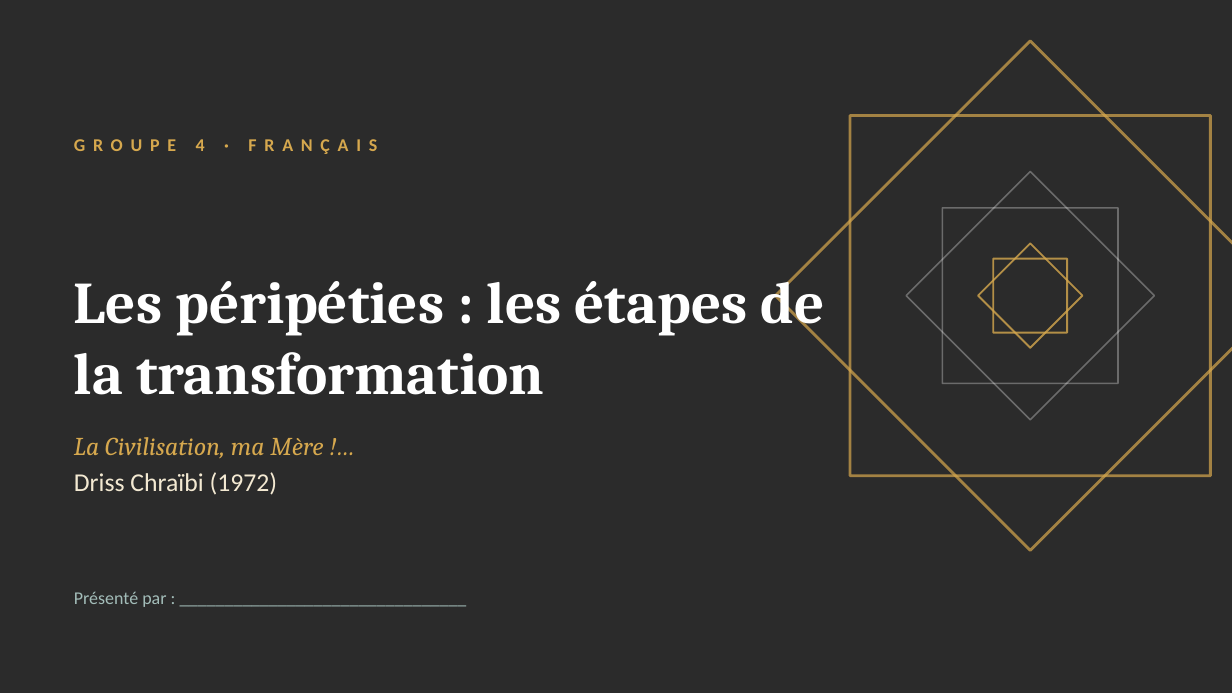
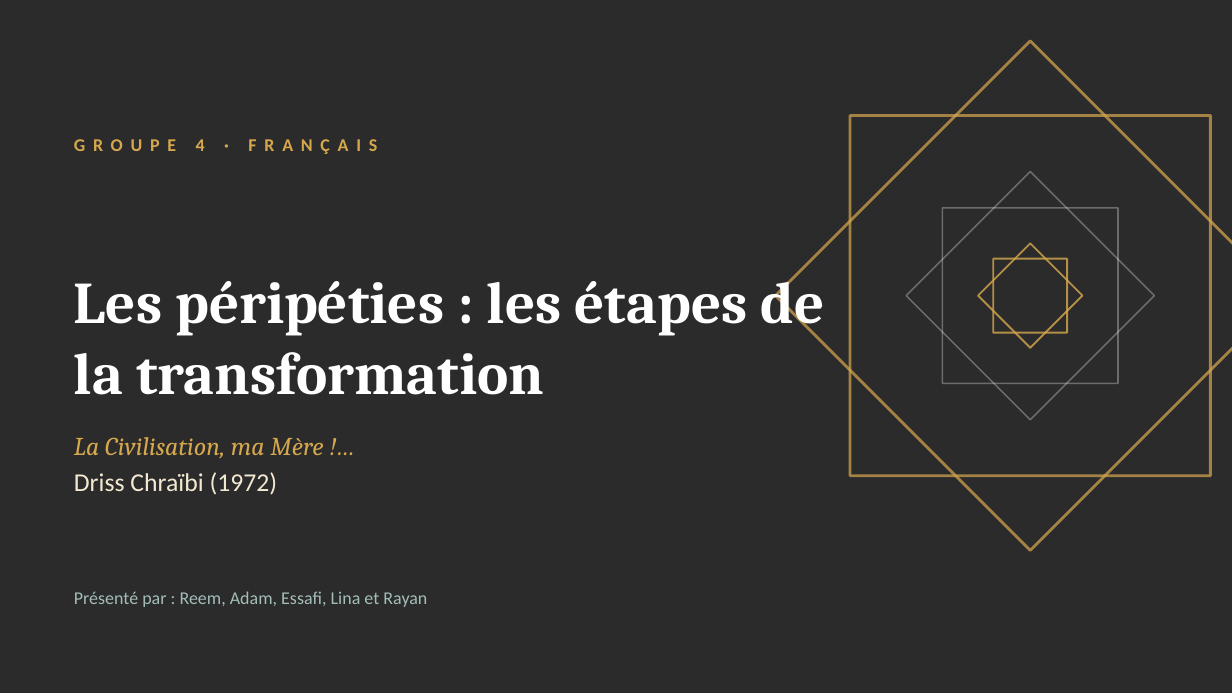
Before and after one commit to Veynoris/Francais-work, a slide deck: slide 1 of output/G4_Presentation.pptx. Drawn at 1232x693 pixels with LibreOffice and Linux fonts; fonts in the diff are those of the drawing; background and template pictures are left out; a plain dark background stands for a picture behind light text. Boxes give left, top, right and bottom in pixels: in the first picture for what was removed or moved away, otherwise in the second. Text is boxed around its words. In the diff, an @@ line names an element or a change of style, - is before the commit and + after.

```diff
--- a/output/G4_Presentation.pptx
+++ b/output/G4_Presentation.pptx
@@ text at (74,591,427,607): text changed @@
-Présenté par : ________________________________
+Présenté par : Reem, Adam, Essafi, Lina et Rayan
```
Also in this commit, not shown: 21 other slides changed, 5 other files.
